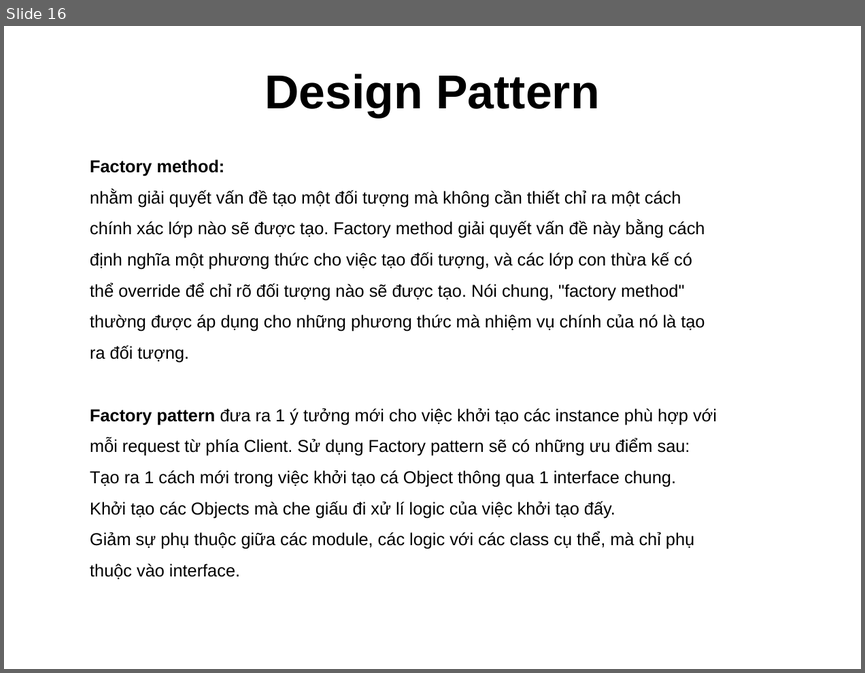
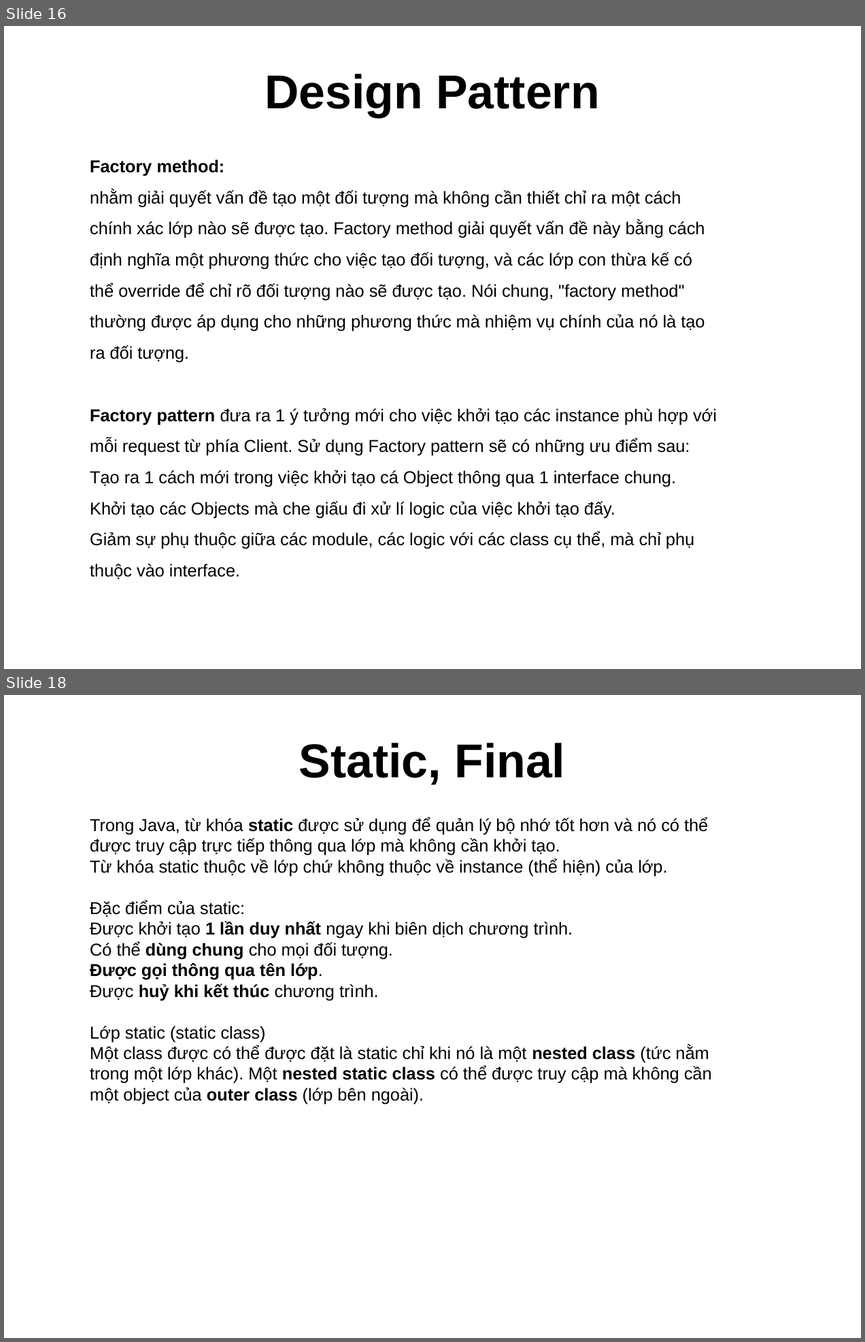
Before and after one commit to truongphan/documents, a slide deck: JavaCore.pptx. Shown one above the other, each under a label of ours: slide 16 before the commit, slides 16 and 18 after it; the slides between them are not shown. The pictures are 865x673 and 865x1342 pixels, drawn with LibreOffice and Linux fonts; fonts in the diff are those of the drawing. Boxes give left, top, right and bottom in pixels: in the first picture for what was removed or moved away, otherwise in the second. Text is boxed around its words. In the diff, an @@ line names an element or a change of style, - is before the commit and + after.

Commit message:
Update java core

```diff
--- a/JavaCore.pptx
+++ b/JavaCore.pptx
@@ slide 18 added at bbox=[4, 695, 861, 1338], background #FFFFFF @@
@@ text added at bbox=[299, 743, 565, 785], 44 pt, text #000000, bold @@
+Static, Final
@@ text added at bbox=[90, 817, 712, 1104], 16 pt, text #000000 @@
+Trong Java, từ khóa static được sử dụng để quản lý bộ nhớ tốt hơn và nó có thể được truy cập trực tiếp thông qua lớp mà không cần khởi tạo.
+Từ khóa static thuộc về lớp chứ không thuộc về instance (thể hiện) của lớp.
+Đặc điểm của static:
+Được khởi tạo 1 lần duy nhất ngay khi biên dịch chương trình.
+Có thể dùng chung cho mọi đối tượng.
+Được gọi thông qua tên lớp.
+Được huỷ khi kết thúc chương trình.
+Lớp static (static class)
+Một class được có thể được đặt là static chỉ khi nó là một nested class (tức nằm trong một lớp khác). Một nested static class có thể được truy cập mà không cần một object của outer class (lớp bên ngoài).
```
Also in this commit, not shown: 1 slide changed, 2 other slides added.
